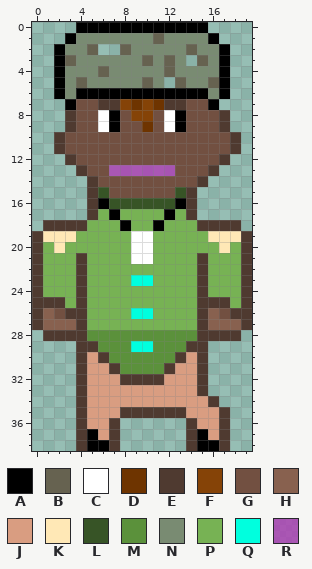
One commit to this pixel-art file: game/images/8bitwork/work.ase. Above, as it was before the edit.
20x39 pixels, 1 frame.
Palette (. is transparent): A #000000  B #666250  C #ffffff  D #6e3400  E #4f3a30  F #854307  G #725041  H #88614f  J #d99d81  K #ffe8b6  L #375426  M #5b913b  N #798b72  P #77b254  Q #00ffde  R #af3cb4cb
Pixels before, first column x 0:
 0 ....AAAAAAAAAAAA....
 1 ...ANNNNNNNBNNNNA...
 2 ..ANNB..BNNNNNBNNA..
 3 ..ABNNNNNNBNBN.BNA..
 4 ..ANNNBNNNNNBNNNNA..
 5 ..ANBNNNNNBN.BNNBA..
 6 ..ANAAAAAAAAAAAANA..
 7 ...AGGEEFDFDEEGGA...
 8 ...EGGCAGFFGCAGGGE..
 9 ...EGGCAGGDGCAGGGE..
10 ..EGGGGGGGGGGGGGGGE.
11 ..EGGGGGGGGGGGGGGGE.
12 ...EGGGGGGGGGGGGGE..
13 ....EGGRRRRRRGGGE...
14 .....EGGGGGGGGGE....
15 .....ELGGGGGGLE.....
16 .....EALLLLLLAE.....
17 .....EPAPPPPAPE.....
18 .EEEEPPPAPPAPPPEEEE.
19 EKKKPPPPPCCPPPPPKKKE
20 EPKPPPPPPCCPPPPPPKPE
21 EPPPEPPPPCCPPPPEPPPE
22 EPPPEPPPPPPPPPPEPPPE
23 EPPPEPPPPQQPPPPEPPPE
24 EPPPEPPPPPPPPPPEPPPE
25 EEEPEPPPPPPPPPPEEEPE
26 EHGEEPPPPQQPPPPEHGEE
27 EHHHEPPPPPPPPPPEHHHE
28 .EEEEMMMMMMMMMMEEEE.
29 ....EEMMMQQMMMEE....
30 ....EJEMMMMMMEJE....
31 ....EJJEMMMMEJJE....
32 ....EJJJEEEEJJJE....
33 ....EJJJJJJJJJJE....
34 ....EJJJJJJJJJJJE...
35 ....EJJJEEEEEEJJJE..
36 ....EJJE......EJJE..
37 ....EAJE......EAJE..
38 ....EAAE......EAAE..
Once edited:
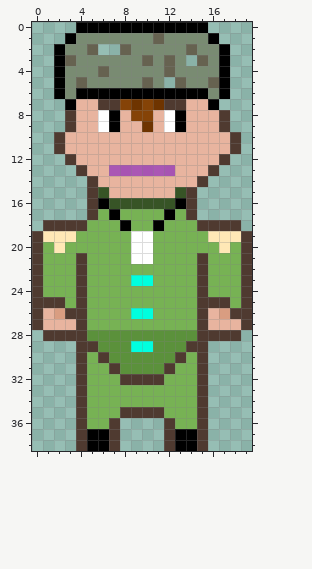
Changes in this commit:
colour G: #725041 -> #e8b49f
Changed rows in their new state; - is a pixel that keeps its letter.
Layer "Traceoforgin":
first column x 1:
26 GJ-------------GJ-
27 GGG------------GGG
30 ----P--------P----
31 ----PP------PP----
32 ----PPP----PPP----
33 ----PPPPPPPPPP----
34 ----PPPPPPPPPPE.--
35 ----PPP----PPPE..-
36 ----PP-----EPPE..-
37 -----A-----EAAE..-
38 -----------EAAE..-
Pixel boxes of the changes (left, top, right, bottom) in both pictures:
changed: (65, 99, 230, 198)
changed: (43, 308, 241, 451)
